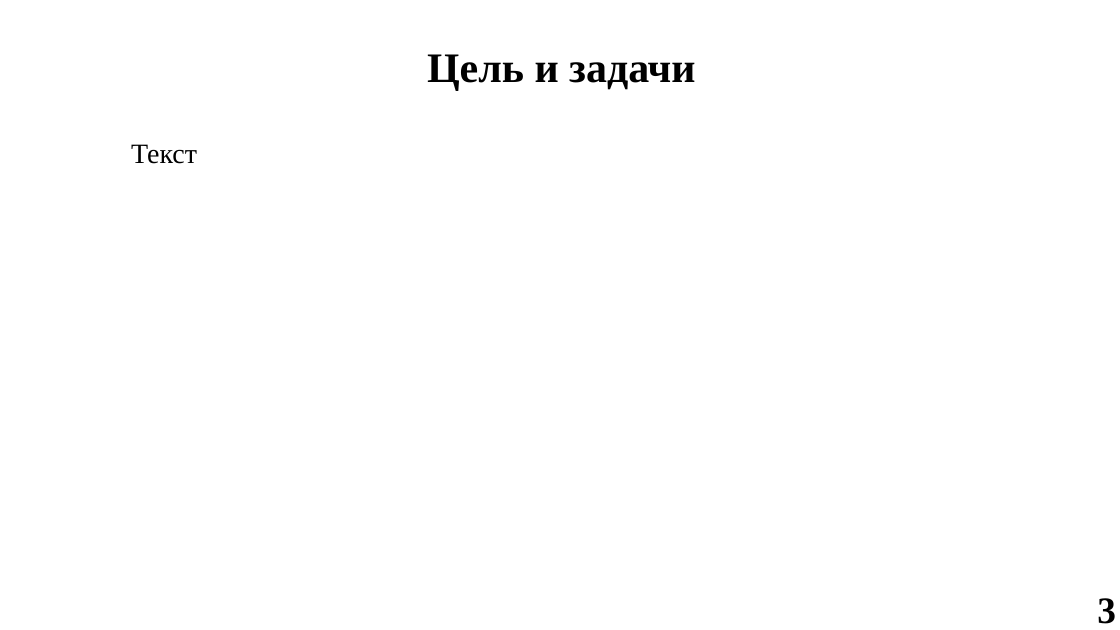
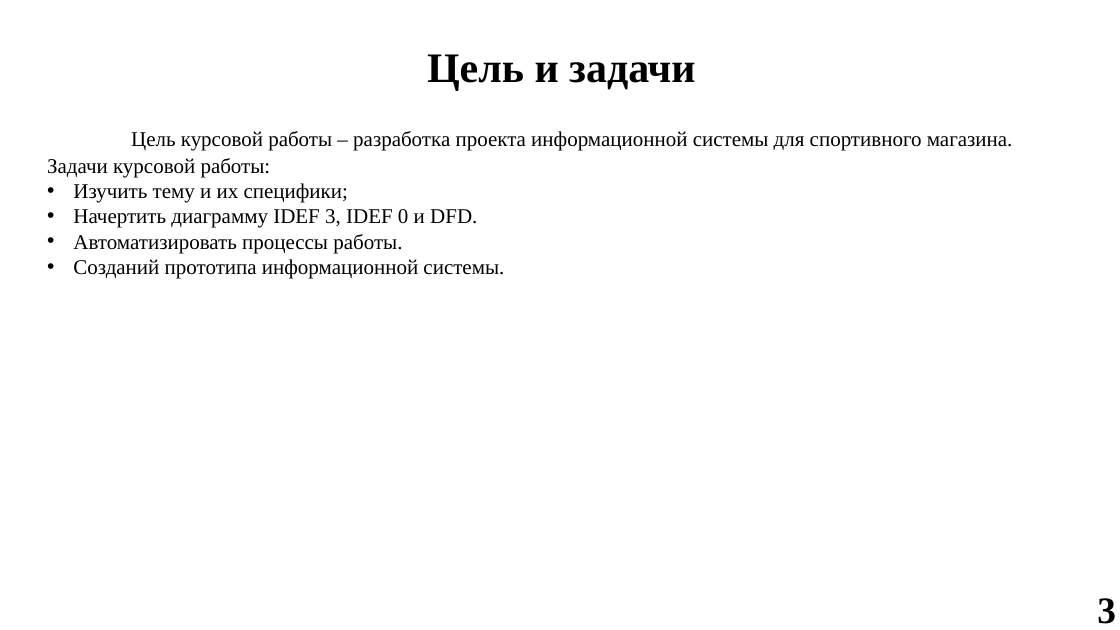
Before and after one commit to sa1kri/DFD, a slide deck: slide 3 of Образец.pptx. Drawn at 1120x630 pixels with LibreOffice and Linux fonts; fonts in the diff are those of the drawing; background and template pictures are left out. Boxes give left, top, right and bottom in pixels: in the first picture for what was removed or moved away, otherwise in the second. Text is boxed around its words. In the diff, an @@ line names an element or a change of style, - is before the commit and + after.

```diff
--- a/Образец.pptx
+++ b/Образец.pptx
@@ text at [47, 131, 1013, 279]: text changed; size 24 to 18 pt @@
-Текст
+Цель курсовой работы – разработка проекта информационной системы для спортивного магазина.
+Задачи курсовой работы:
+• Изучить тему и их специфики;
+• Начертить диаграмму IDEF 3, IDEF 0 и DFD.
+• Автоматизировать процессы работы.
+• Созданий прототипа информационной системы.
```
Also in this commit, not shown: 9 other slides changed, 2 slides added, 1 slide removed, 1 other file.
